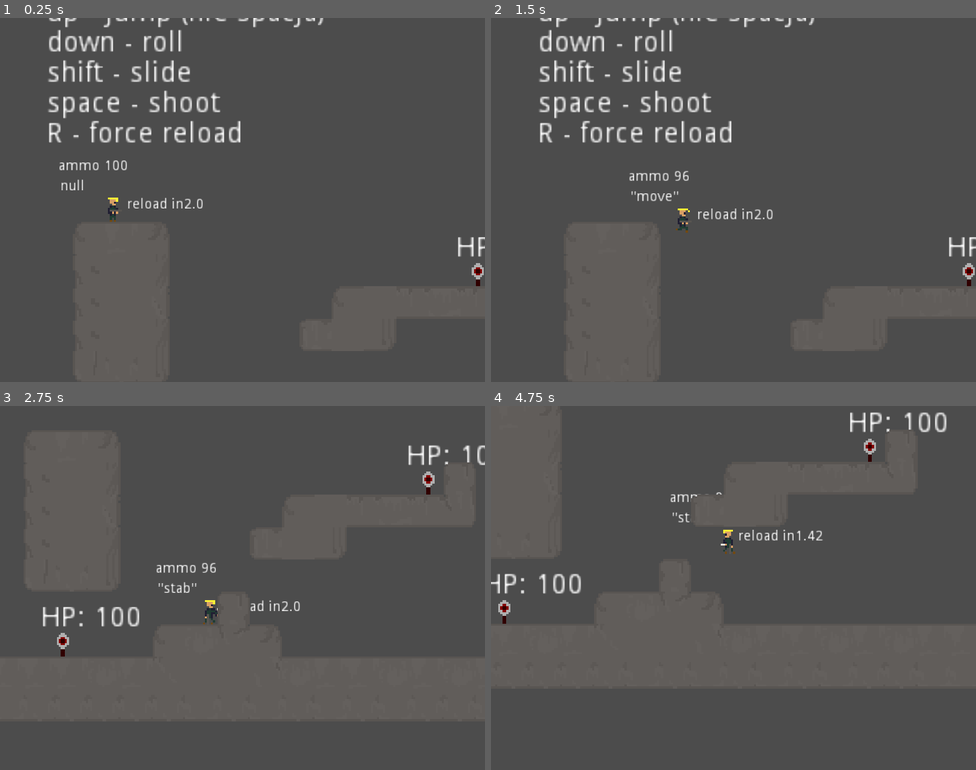
Above: before the commit, frames 1-4 (two rows, left to right).
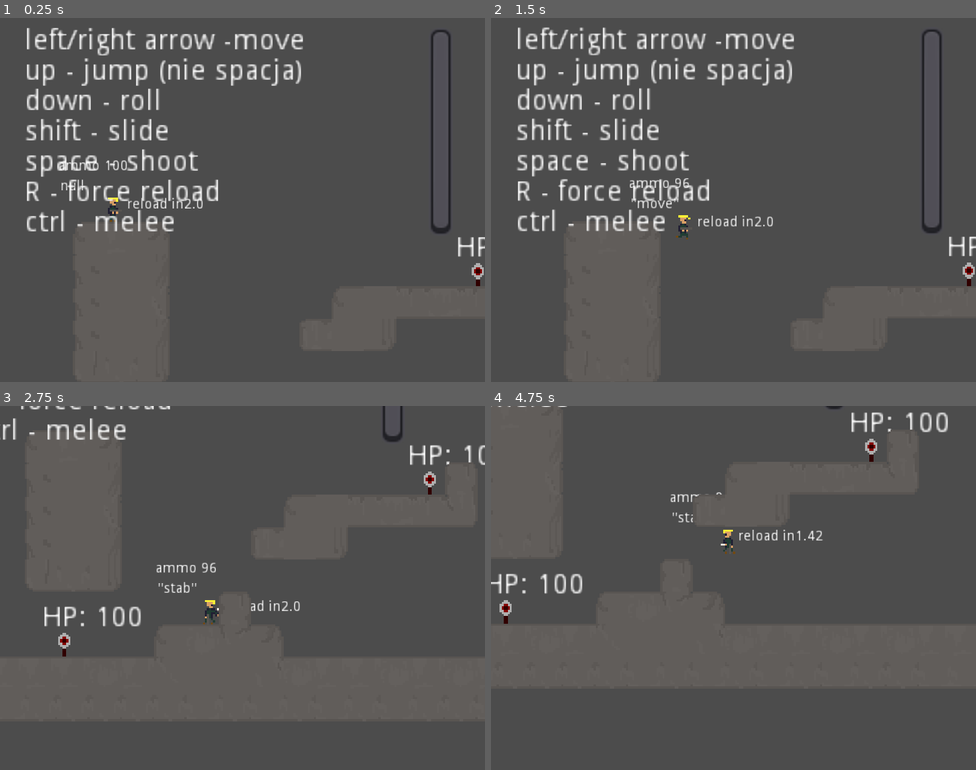
Above: after the commit, the same moments.

Repository: raczynskid/PixelSoldier
Game: Godot game, scene res://World.tscn
The game is run twice, just before and just after one commit, with the same random seed, the same clock (stepped at 60 frames per second) and the same inputs.
Inputs:
- Up to frame 1 (0.25 s): no input
- Up to frame 2 (1.5 s): tap Enter at 0.5 s; hold Right (ui_right) from 0.53 s (still down); tap Ctrl (stab) at 0.6 s; tap Up (ui_up) at 0.77 s; tap Space (fire) at 1.35 s
- Up to frame 3 (2.75 s): tap Up (ui_up) at 1.52 s; tap Ctrl (stab) at 1.55, 2.3 s; release Right (ui_right) at 2.03 s; hold Left (ui_left) from 2.03 s (still down); hold Shift (slide) from 2.03 s (still down)
- Up to frame 4 (4.75 s): release Left (ui_left) at 2.78 s; release Shift (slide) at 2.78 s; hold Right (ui_right) 2.78-4.28 s; tap Ctrl (stab) at 2.85, 3.6, 4.55 s; tap Up (ui_up) at 3.02, 3.77, 4.52 s; tap R (reload) at 4.15 s; hold Left (ui_left) from 4.28 s (still down); tap Space (fire) at 4.35 s

The runs differ from the first frame. In frame 1, 8.3% of the frame differs, in the area x 5-93%, y 0-60%; in frame 2, 9.3%, in the area x 5-100%, y 0-72%; in frame 3, 1.7%; in frame 4, 1.0%.

Commit message:
#6 stab hurtbox, damage, enemy interaction

Diff:
--- /dev/null
+++ b/Characters/ActionPivot.gd
@@ -0,0 +1,26 @@
+extends Position2D
+
+# set up vectors
+onready var player = get_parent()
+onready var hurtbox = get_node("knife_hurtbox/CollisionShape2D")
+onready var hurtbox_area = get_node("knife_hurtbox")
+var last_vector : Vector2
+const MELEE_RANGE = 4
+
+func _ready():
+	last_vector = player.last_vector
+	hurtbox.disabled = true
+
+func _physics_process(_delta):
+	update_pivot_angle()
+
+
+func update_pivot_angle():
+	last_vector = player.last_vector
+	position.x = MELEE_RANGE * last_vector.x
+
+func start_stab():
+	hurtbox.disabled = false
+
+func end_stab():
+	hurtbox.disabled = true
--- a/Characters/DummyTarget.gd
+++ b/Characters/DummyTarget.gd
@@ -25,6 +25,12 @@
 		if object == self:
 			hp -= Globals.RIFLE_DMG
 
+func hit_by_melee():
+	if not dead:
+		# check if instance being collided
+		# with is self
+		hp -= Globals.MELEE_DMG
+
 func _physics_process(_delta):
 	# only check for damage if not dead
 	if not dead:
--- a/Characters/Player.tscn
+++ b/Characters/Player.tscn
@@ -1,8 +1,10 @@
-[gd_scene load_steps=53 format=2]
+[gd_scene load_steps=56 format=2]
 
 [ext_resource path="res://Weapons/RifleBeam.tscn" type="PackedScene" id=1]
 [ext_resource path="res://Spritesheets/Soldat.png" type="Texture" id=2]
 [ext_resource path="res://Characters/PlayerCamera.gd" type="Script" id=3]
+[ext_resource path="res://Characters/ActionPivot.gd" type="Script" id=4]
+[ext_resource path="res://Characters/knife_hurtbox.gd" type="Script" id=5]
 [ext_resource path="res://Characters/Player.gd" type="Script" id=7]
 
 [sub_resource type="AnimationNodeAnimation" id=1]
@@ -516,6 +518,23 @@
 "method": "end_stab"
 } ]
 }
+tracks/2/type = "method"
+tracks/2/path = NodePath("ActionPivot")
+tracks/2/interp = 1
+tracks/2/loop_wrap = true
+tracks/2/imported = false
+tracks/2/enabled = true
+tracks/2/keys = {
+"times": PoolRealArray( 0.3, 0.5 ),
+"transitions": PoolRealArray( 1, 1 ),
+"values": [ {
+"args": [  ],
+"method": "start_stab"
+}, {
+"args": [  ],
+"method": "end_stab"
+} ]
+}
 
 [sub_resource type="Animation" id=47]
 length = 0.7
@@ -545,9 +564,29 @@
 "method": "end_stab"
 } ]
 }
+tracks/2/type = "method"
+tracks/2/path = NodePath("ActionPivot")
+tracks/2/interp = 1
+tracks/2/loop_wrap = true
+tracks/2/imported = false
+tracks/2/enabled = true
+tracks/2/keys = {
+"times": PoolRealArray( 0.3, 0.5 ),
+"transitions": PoolRealArray( 1, 1 ),
+"values": [ {
+"args": [  ],
+"method": "start_stab"
+}, {
+"args": [  ],
+"method": "end_stab"
+} ]
+}
 
 [sub_resource type="RectangleShape2D" id=48]
 extents = Vector2( 3.31332, 1.21858 )
+
+[sub_resource type="RectangleShape2D" id=49]
+extents = Vector2( 3.21213, 5.15545 )
 
 [node name="Player" type="KinematicBody2D"]
 script = ExtResource( 7 )
@@ -602,7 +641,7 @@
 editor_draw_drag_margin = true
 
 [node name="MovementCollision" type="CollisionShape2D" parent="."]
-position = Vector2( -0.695272, -1.39242 )
+position = Vector2( 0, -1.392 )
 shape = SubResource( 48 )
 
 [node name="RifleBeam" parent="." instance=ExtResource( 1 )]
@@ -613,3 +652,15 @@
 texture = ExtResource( 2 )
 hframes = 56
 frame = 41
+
+[node name="ActionPivot" type="Position2D" parent="."]
+script = ExtResource( 4 )
+
+[node name="knife_hurtbox" type="Area2D" parent="ActionPivot"]
+position = Vector2( 3.56762, -6.42915 )
+script = ExtResource( 5 )
+
+[node name="CollisionShape2D" type="CollisionShape2D" parent="ActionPivot/knife_hurtbox"]
+position = Vector2( -3.56762, 0.891905 )
+shape = SubResource( 49 )
+[connection signal="area_entered" from="ActionPivot/knife_hurtbox" to="ActionPivot/knife_hurtbox" method="_on_knife_hurtbox_area_entered"]
--- /dev/null
+++ b/Characters/knife_hurtbox.gd
@@ -0,0 +1,7 @@
+extends Area2D
+onready var hit_object = null
+
+func _on_knife_hurtbox_area_entered(body):
+	hit_object = body.get_parent()
+	if hit_object.is_in_group("enemies"):
+		hit_object.hit_by_melee()
--- a/Globals.gd
+++ b/Globals.gd
@@ -9,6 +9,7 @@
 
 const PLAYER_SLIDE_FACTOR = 20
 const RIFLE_DMG = 1
+const MELEE_DMG = 30
 
 const UP = Vector2(0, -1)
 
--- a/World.tscn
+++ b/World.tscn
@@ -64,16 +64,17 @@
 tile_data = PoolIntArray( 65576, 0, 0, 65577, 0, 131076, 65578, 0, 2, 131106, 0, 0, 131107, 0, 1, 131108, 0, 1, 131109, …(9130 unchanged characters)…
 
 [node name="RichTextLabel" type="RichTextLabel" parent="Level"]
-margin_left = 227.0
-margin_top = 115.0
-margin_right = 439.0
-margin_bottom = 207.0
+margin_left = 216.068
+margin_top = 143.522
+margin_right = 428.068
+margin_bottom = 246.522
 text = "left/right arrow -move
 up - jump (nie spacja)
 down - roll
 shift - slide
 space - shoot
-R - force reload"
+R - force reload
+ctrl - melee"
 __meta__ = {
 "_edit_use_anchors_": false
 }
Not shown, changed: Run.pck
